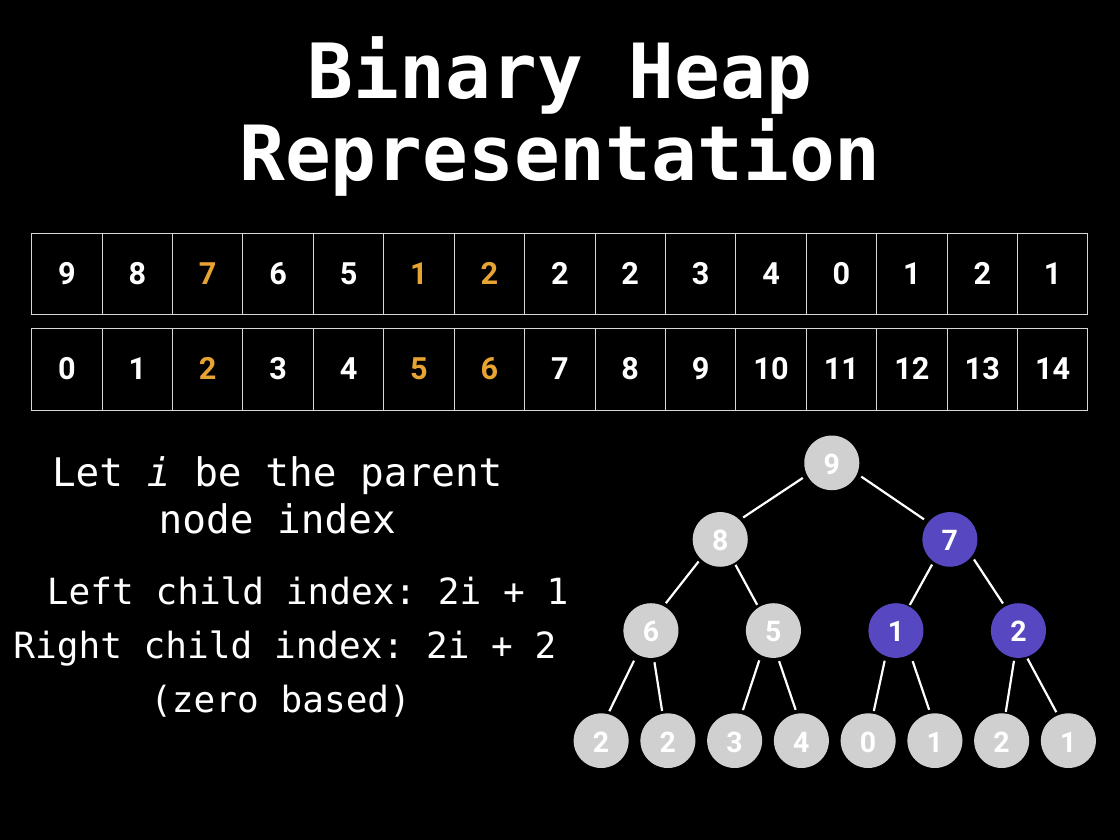
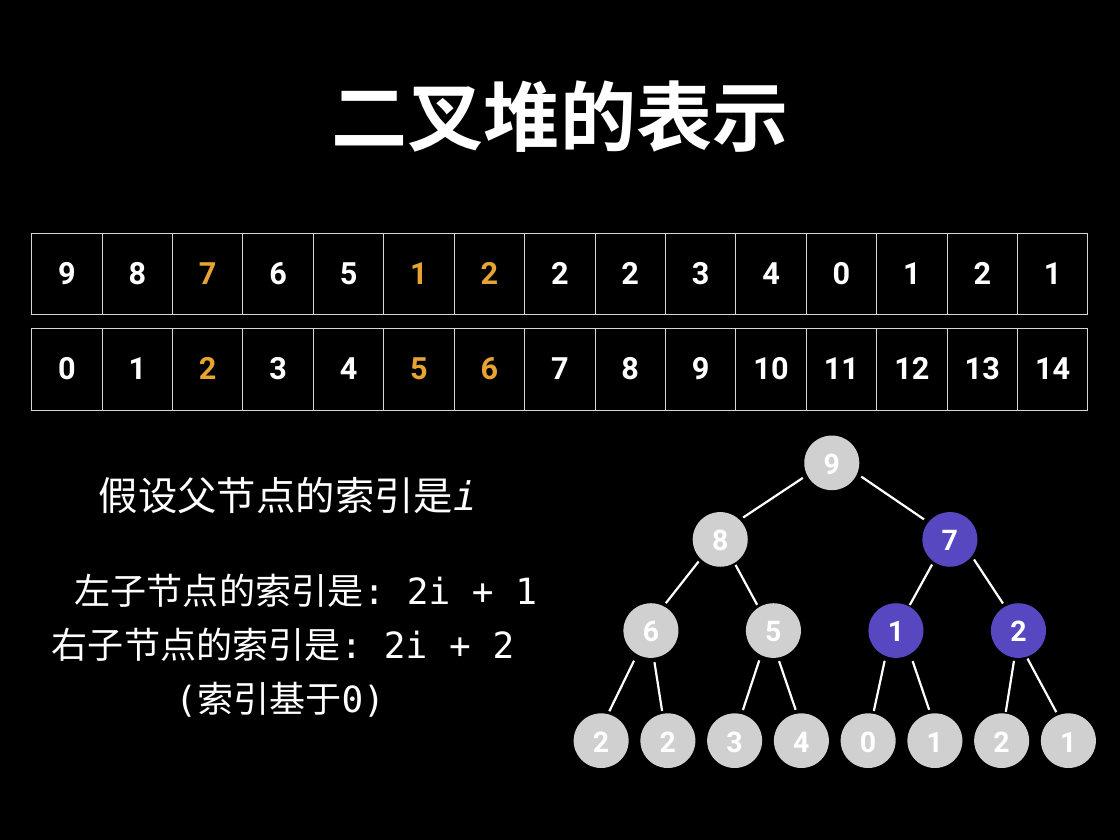
Before and after one commit to spring2go/Algorithms, a slide deck: slide 106 of slides/datastructures/priorityqueue/PriorityQueue.pptx. Drawn at 1120x840 pixels with LibreOffice and Linux fonts; fonts in the diff are those of the drawing; grey boxes stand for pictures. Boxes give left, top, right and bottom in pixels: in the first picture for what was removed or moved away, otherwise in the second. Text is boxed around its words. In the diff, an @@ line names an element or a change of style, - is before the commit and + after.

```diff
--- a/slides/datastructures/priorityqueue/PriorityQueue.pptx
+++ b/slides/datastructures/priorityqueue/PriorityQueue.pptx
@@ text at [332,80,789,152]: text changed @@
-Binary Heap Representation
+二叉堆的表示
@@ text removed at [52,456,502,534] @@
-Let i be the parent
-node index
@@ text added at [99,477,477,513], 36 pt, text #FFFFFF @@
+假设父节点的索引是i
@@ text at [75,573,537,607]: text changed @@
-Left child index: 2i + 1
+左子节点的索引是: 2i + 1
@@ text at [52,627,515,661]: text changed @@
-Right child index: 2i + 2
+右子节点的索引是: 2i + 2
@@ text removed at [150,684,411,717] @@
-(zero based)
@@ text added at [175,683,385,717], 33 pt, text #FFFFFF @@
+(索引基于0)
```
Also in this commit, not shown: 154 other slides changed, 3 slides added, 3 slides removed.
